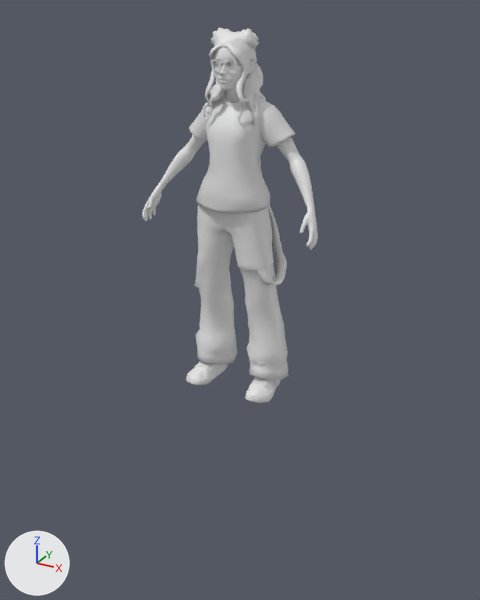
The FBX model public/models/animations/idle.fbx, before and after one commit.
Camera for both pictures: a camera (50 mm lens) standing at (0.0152, -0.0275, 0.0185) and looking at (-0.0001, 0.0003, 0.0046). Lighting does not change. The marker at lower left points along +X, +Y and +Z. Where no turn or scale is listed for an object, it has been applied to the vertices.

Objects in the first picture: 'Wolf3D_Body', 'Wolf3D_Hair', 'Wolf3D_Head', 'Wolf3D_Outfit_Bottom', 'Wolf3D_Outfit_Footwear', 'Wolf3D_Outfit_Top'.
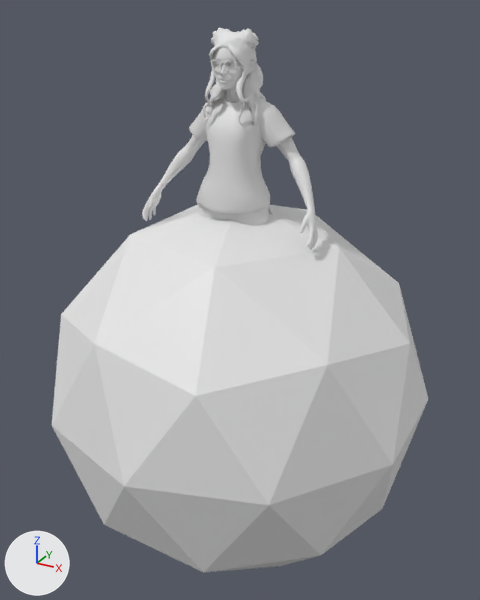
The newer file is also rescaled (x100.0) as a whole; pictures and numbers use the older file's frame.

The change, as a list of edits to the scene's bpy script:
```text
Add me_icosphere_001:
    me_icosphere_001.from_pydata(...)  # an icosphere of 80 faces spanning x -0.0095..0.0095, y -0.01..0.01, z -0.01..0.01
Add ob_icosphere:
    ob_icosphere = bpy.data.objects.new('Icosphere', me_icosphere_001)
    ob_icosphere.location = (0.0, 0.0, 0.0)
```

What differs and where, as boxes [x1, y1, x2, y2] in the pictures (480 x 600 px):
'Icosphere', added: after [52, 205, 428, 573]
'Wolf3D_Outfit_Bottom', unchanged, covered by the edit: before [194, 205, 288, 380]; after [198, 205, 273, 225]
'Wolf3D_Outfit_Footwear', unchanged, covered by the edit: before [186, 361, 281, 403]
